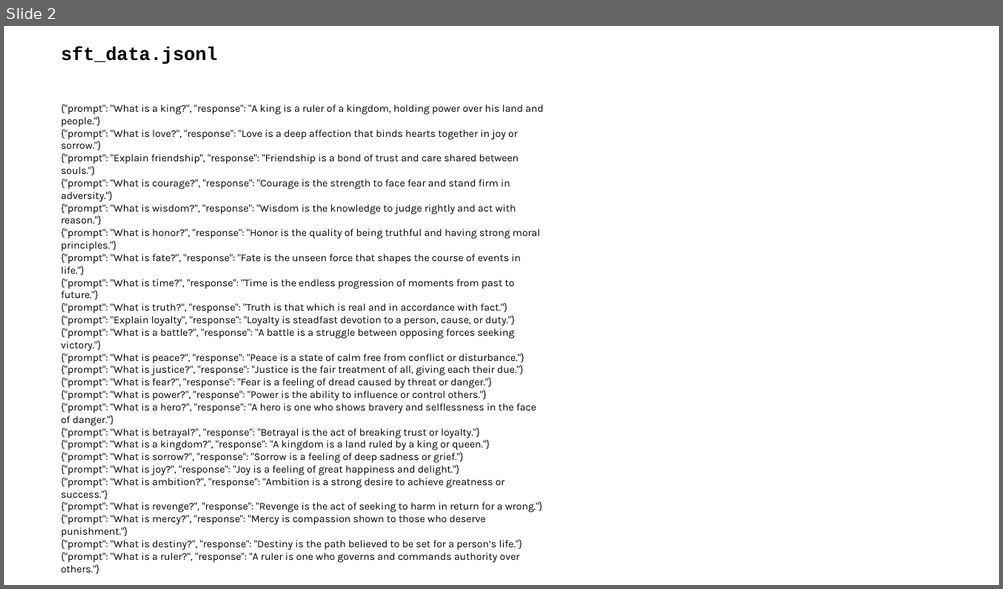
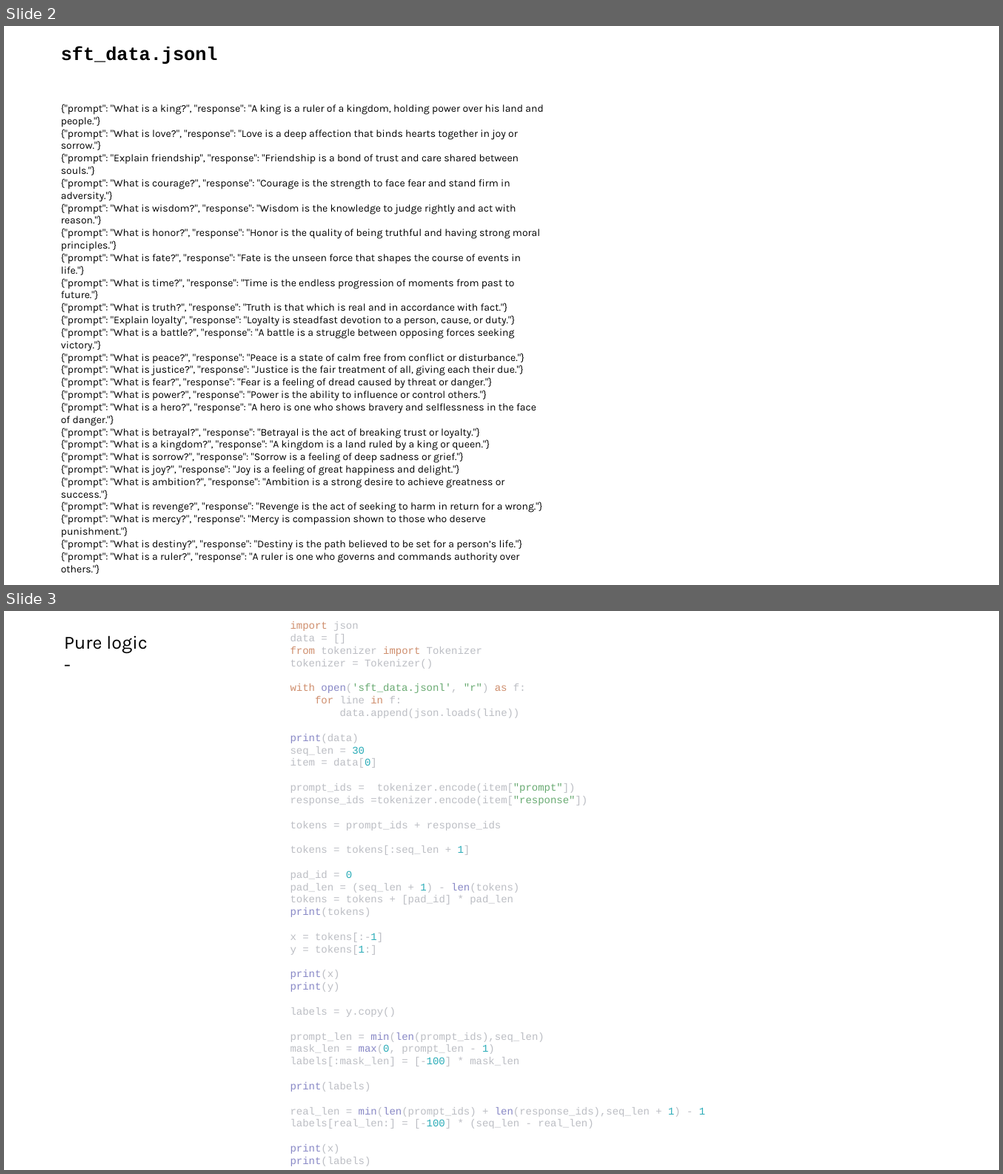
Before and after one commit to maneeshasahas1234/transformer-architecture-llm-from-scratch, a slide deck: Day 5 - Supervised finetuning and building a chat bot/sft.pptx. Shown one above the other, each under a label of ours: slide 2 before the commit, slides 2 and 3 after it. The pictures are 1003x589 and 1003x1174 pixels, drawn with LibreOffice and Linux fonts; fonts in the diff are those of the drawing. Boxes give left, top, right and bottom in pixels: in the first picture for what was removed or moved away, otherwise in the second. Text is boxed around its words. In the diff, an @@ line names an element or a change of style, - is before the commit and + after.

```diff
--- a/Day 5 - Supervised finetuning and building a chat bot/sft.pptx
+++ b/Day 5 - Supervised finetuning and building a chat bot/sft.pptx
@@ slide 3 added at bbox=[4, 611, 999, 1170], background #FFFFFF @@
@@ text added at bbox=[290, 621, 705, 1167], 10 pt, text #BCBEC4 @@
+import json
+data = []
+from tokenizer import Tokenizer
+tokenizer = Tokenizer()
+with open('sft_data.jsonl', "r") as f:
+for line in f:
+data.append(json.loads(line))
+print(data)
+seq_len = 30
+item = data[0]
+prompt_ids = tokenizer.encode(item["prompt"])
+response_ids =tokenizer.encode(item["response"])
+tokens = prompt_ids + response_ids
+tokens = tokens[:seq_len + 1]
+pad_id = 0
+pad_len = (seq_len + 1) - len(tokens)
+tokens = tokens + [pad_id] * pad_len
+print(tokens)
+x = tokens[:-1]
+y = tokens[1:]
+print(x)
+print(y)
+labels = y.copy()
+prompt_len = min(len(prompt_ids),seq_len)
+mask_len = max(0, prompt_len - 1)
+labels[:mask_len] = [-100] * mask_len
+print(labels)
+real_len = min(len(prompt_ids) + len(response_ids),seq_len + 1) - 1
+labels[real_len:] = [-100] * (seq_len - real_len)
+print(x)
+print(labels)
@@ text added at bbox=[64, 635, 148, 653], 18 pt, text #000000 @@
+Pure logic -
```
Also in this commit, not shown: 3 other files.
